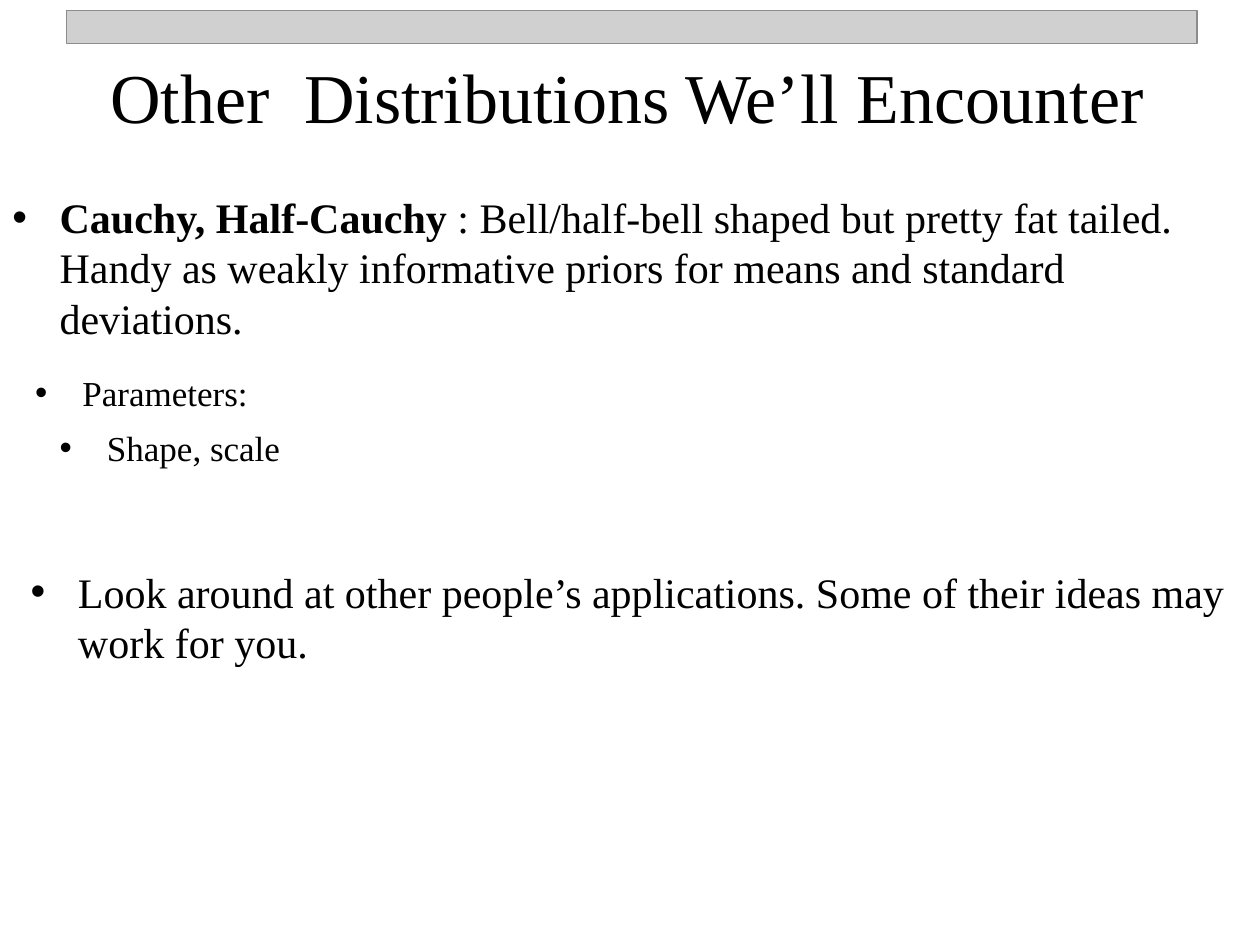
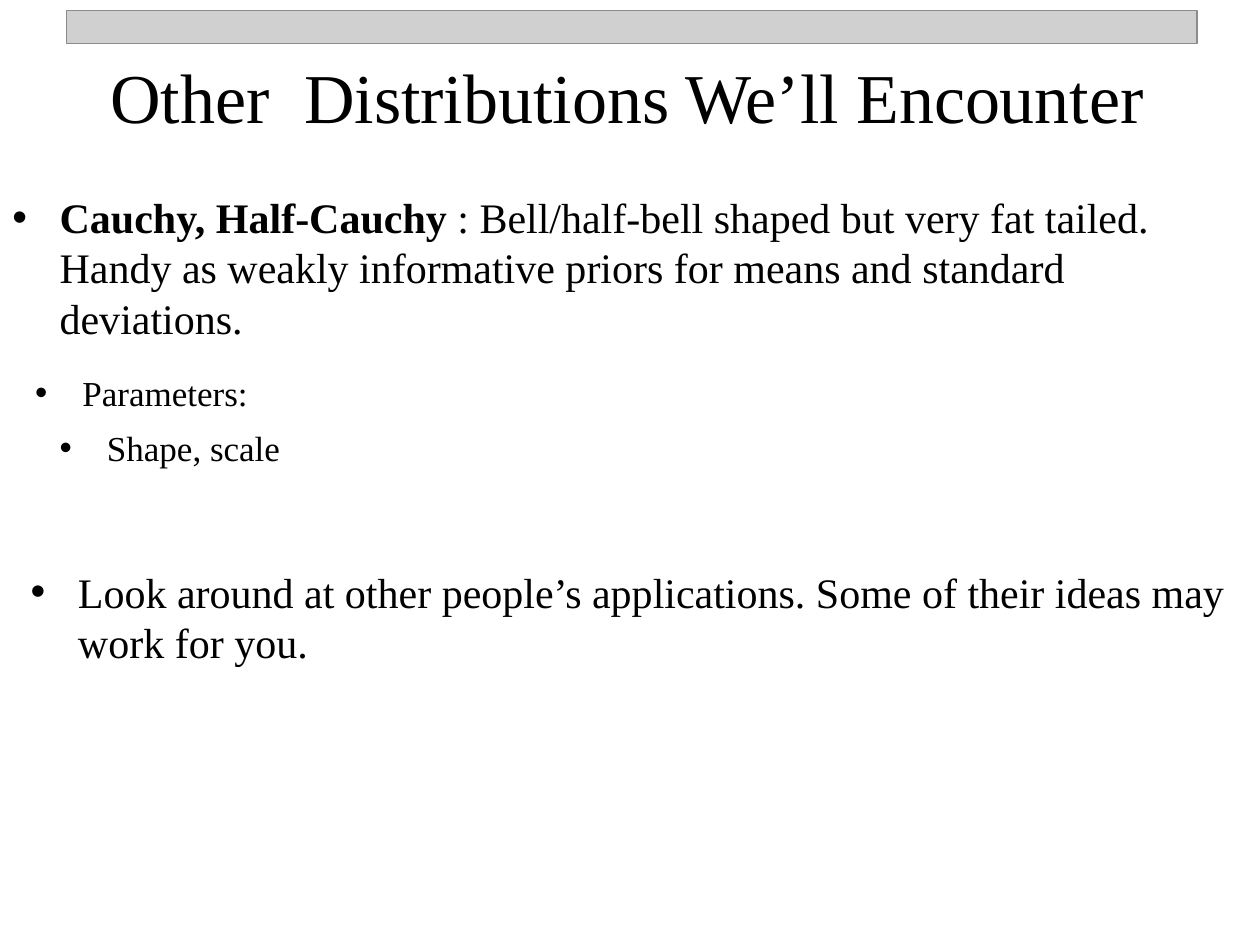
Before and after one commit to npetraco/MATFOS705, a slide deck: slide 47 of Notes/4_Important_Probability_Distributions.pptx (slide 53 before the commit). Drawn at 1260x945 pixels with LibreOffice and Linux fonts; fonts in the diff are those of the drawing; grey boxes stand for pictures. Boxes give left, top, right and bottom in pixels: in the first picture for what was removed or moved away, otherwise in the second. Text is boxed around its words. In the diff, an @@ line names an element or a change of style, - is before the commit and + after.

```diff
--- a/Notes/4_Important_Probability_Distributions.pptx
+++ b/Notes/4_Important_Probability_Distributions.pptx
@@ text at [60,203,1149,335]: text changed @@
-• Cauchy, Half-Cauchy : Bell/half-bell shaped but pretty fat tailed. Handy as weakly informative priors for means and standard deviations.
+• Cauchy, Half-Cauchy : Bell/half-bell shaped but very fat tailed. Handy as weakly informative priors for means and standard deviations.
```
Also in this commit, not shown: 6 other slides changed, 1 slide added, 7 slides removed.
